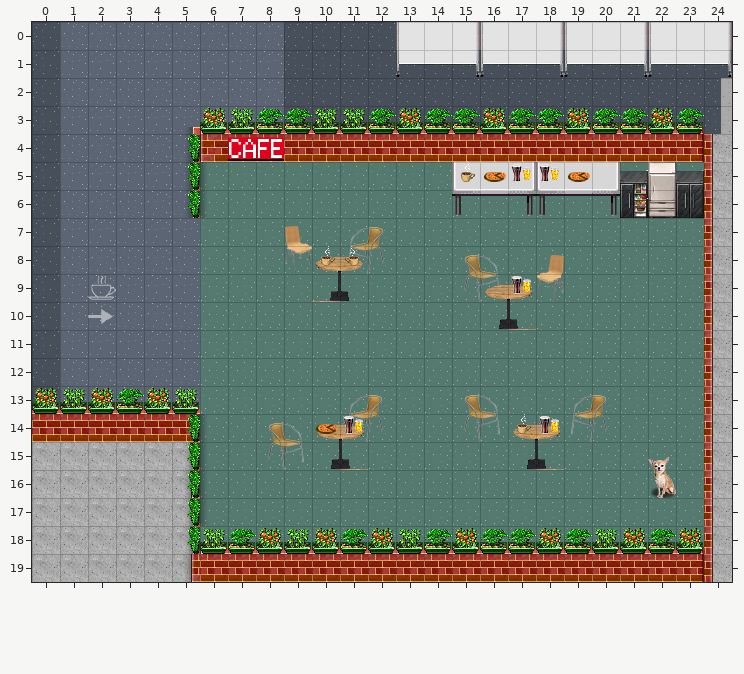
One commit to this Tiled map (JSON): map/emmie.json. Above is the file before it was changed.
Cells are 32x32 px. Shown: x 0..24, y 0..19.
The result:
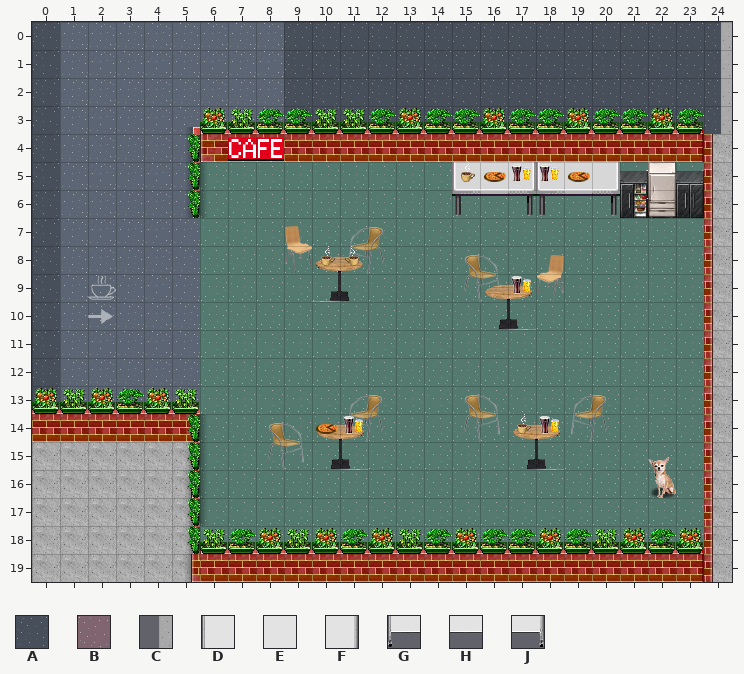
Key: from "Material": A 2, B 4, C 31; from "Wände": D 13, E 14, F 15, G 23, H 24, J 25.
_ is an empty cell, # one hidden under a higher layer.
From old to new:
{"where": "layer \"Fussboden\""}
{"y":0,"x":13,"old":"B#BB#BB#BB#B","new":"AAAAAAAAAAAA"}
{"where": "layer \"Wände\""}
{"y":0,"x":13,"old":"DEFDEFDEFDEF","new":"___________C"}
{"y":1,"x":13,"old":"GHJGHJGHJGHJ","new":"___________C"}
{"label":"changed","picture_box":[396,22,732,78]}
